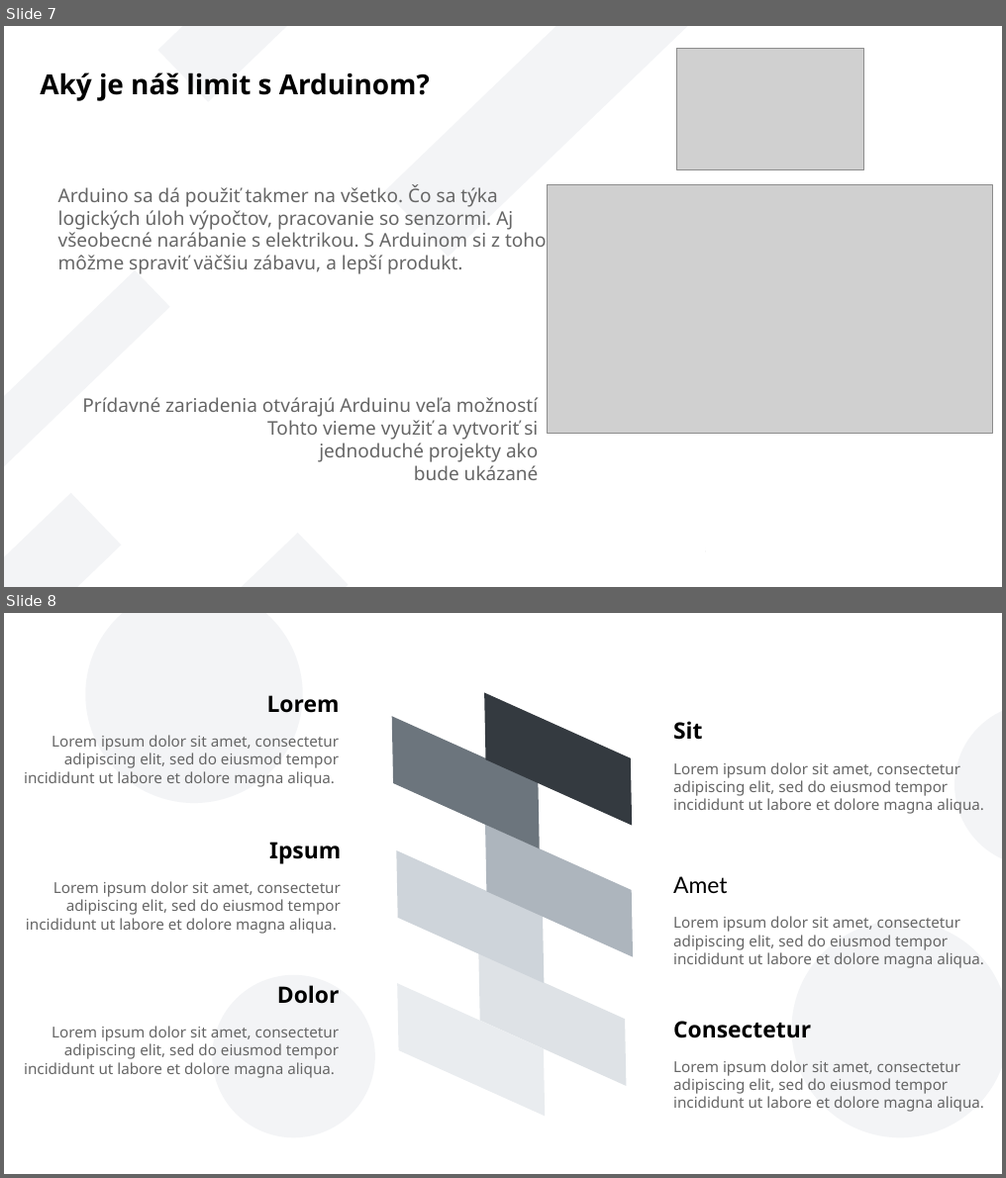
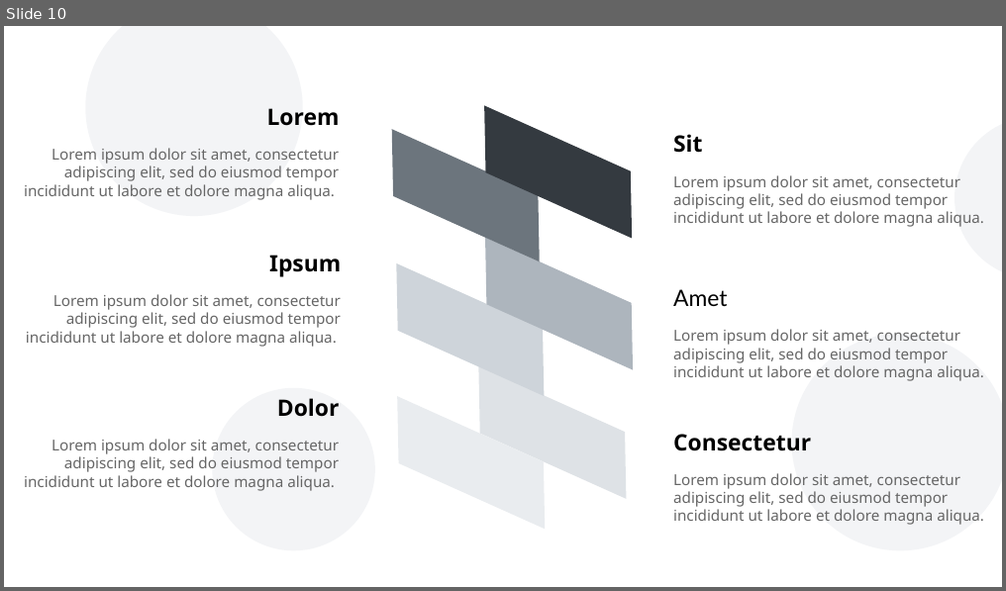
Before and after one commit to ZekoSNB/School, a slide deck: presenting/prezentacia_prednaska.odp. Shown one above the other, each under a label of ours: slides 7 and 8 before the commit, slide 10 after it. The pictures are 1006x1178 and 1006x591 pixels, drawn with LibreOffice and Linux fonts; fonts in the diff are those of the drawing; grey boxes stand for pictures. Boxes give left, top, right and bottom in pixels: in the first picture for what was removed or moved away, otherwise in the second. Text is boxed around its words. In the diff, an @@ line names an element or a change of style, - is before the commit and + after.

```diff
--- a/presenting/prezentacia_prednaska.odp
+++ b/presenting/prezentacia_prednaska.odp
@@ slide 7 removed at (4, 26, 1002, 587), background #FFFFFF @@
@@ rectangle removed at (157, 26, 393, 102) @@
@@ rectangle removed at (385, 26, 695, 257) @@
@@ picture removed at (677, 49, 864, 170) @@
@@ rectangle removed at (706, 26, 1002, 587) @@
@@ rectangle removed at (801, 26, 1002, 333) @@
@@ text removed at (40, 73, 430, 101) @@
-Aký je náš limit s Arduinom?
@@ text removed at (58, 184, 547, 274) @@
-Arduino sa dá použiť takmer na všetko. Čo sa týka logických úloh výpočtov, pracovanie so senzormi. Aj všeobecné narábanie s elektrikou. S Arduinom si z toho môžme spraviť väčšiu zábavu, a lepší produkt.
@@ picture removed at (548, 184, 993, 434) @@
@@ rectangle removed at (4, 271, 169, 484) @@
@@ rectangle removed at (803, 362, 1002, 587) @@
@@ text removed at (82, 397, 539, 480) @@
-Prídavné zariadenia otvárajú Arduinu veľa možností
-Tohto vieme využiť a vytvoriť si
-jednoduché projekty ako
-bude ukázané
@@ rectangle removed at (4, 493, 121, 587) @@
@@ rectangle removed at (525, 524, 706, 587) @@
@@ rectangle removed at (114, 533, 349, 587) @@
@@ what was slide 8 is now slide 10 @@
```
Also in this commit, not shown: 3 slides added.
